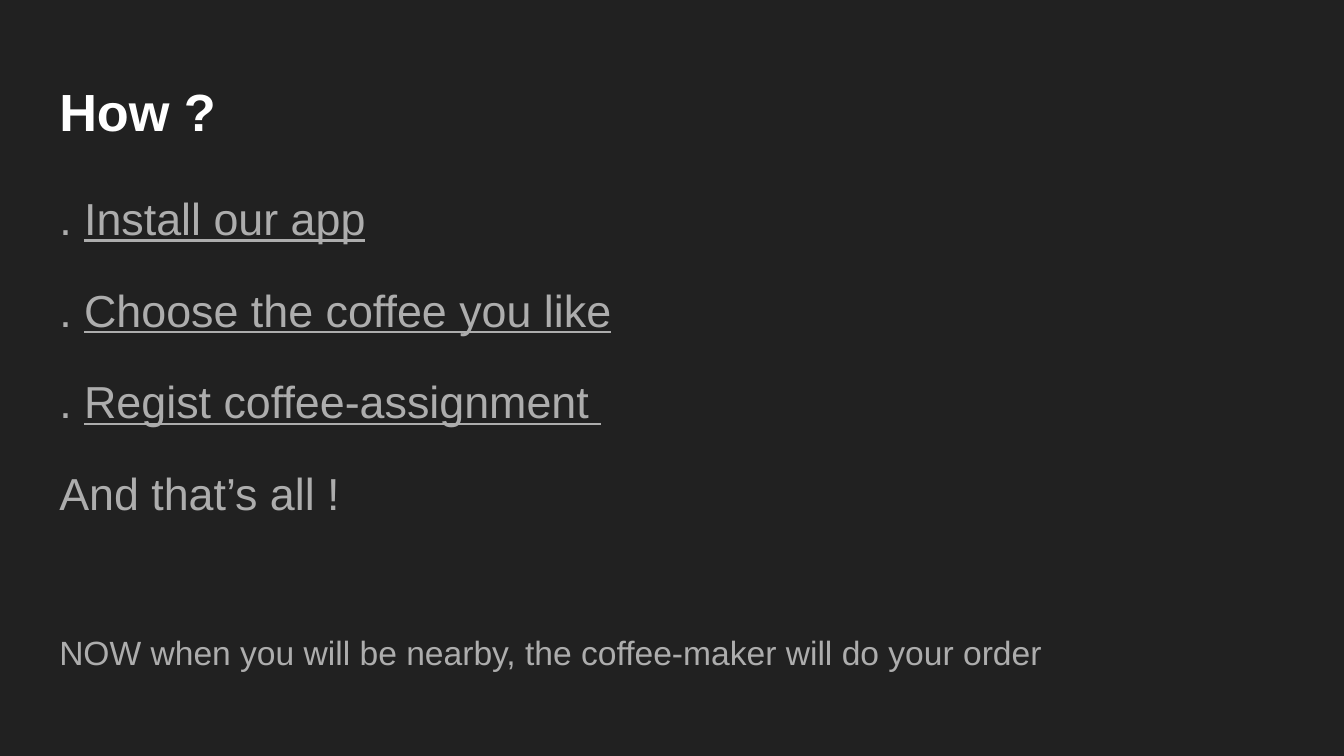
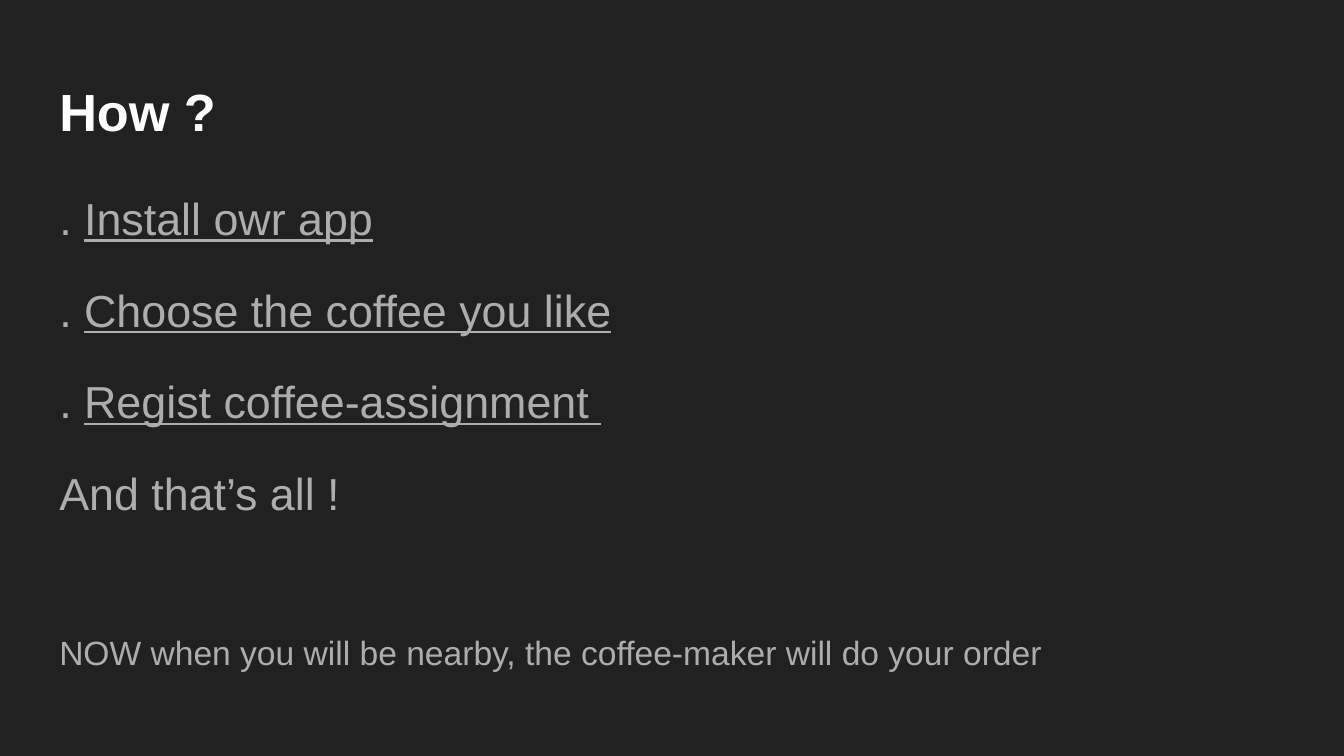
Before and after one commit to time4study/SORCER, a slide deck: slide 5 of homework/New Generation coffeemaker.pptx. Drawn at 1344x756 pixels with LibreOffice and Linux fonts; fonts in the diff are those of the drawing. Boxes give left, top, right and bottom in pixels: in the first picture for what was removed or moved away, otherwise in the second. Text is boxed around its words. In the diff, an @@ line names an element or a change of style, - is before the commit and + after.

Commit message:
up

```diff
--- a/homework/New Generation coffeemaker.pptx
+++ b/homework/New Generation coffeemaker.pptx
@@ text at <box>84,202,373,244</box>: text changed @@
-. Install our app
+. Install owr app
```
